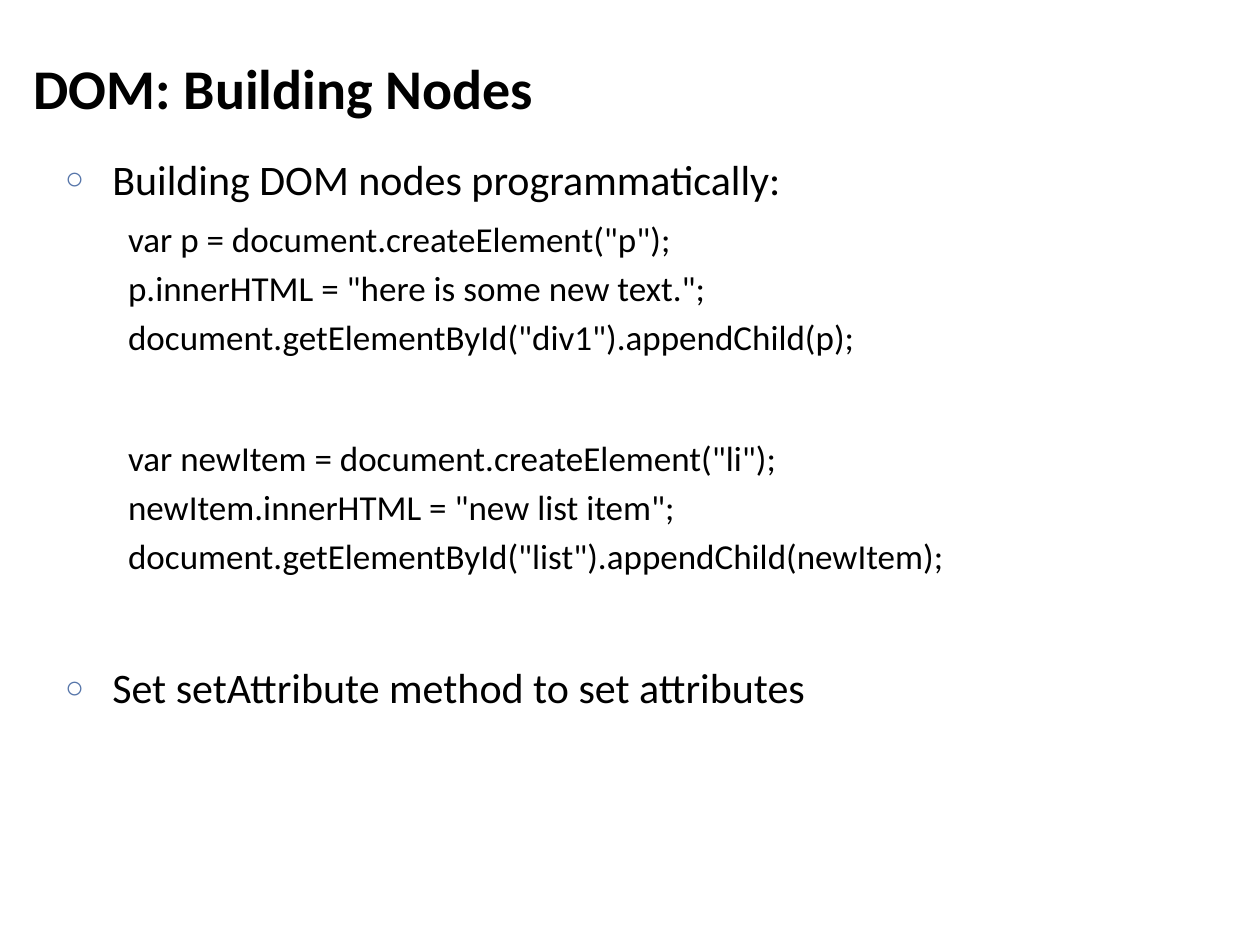
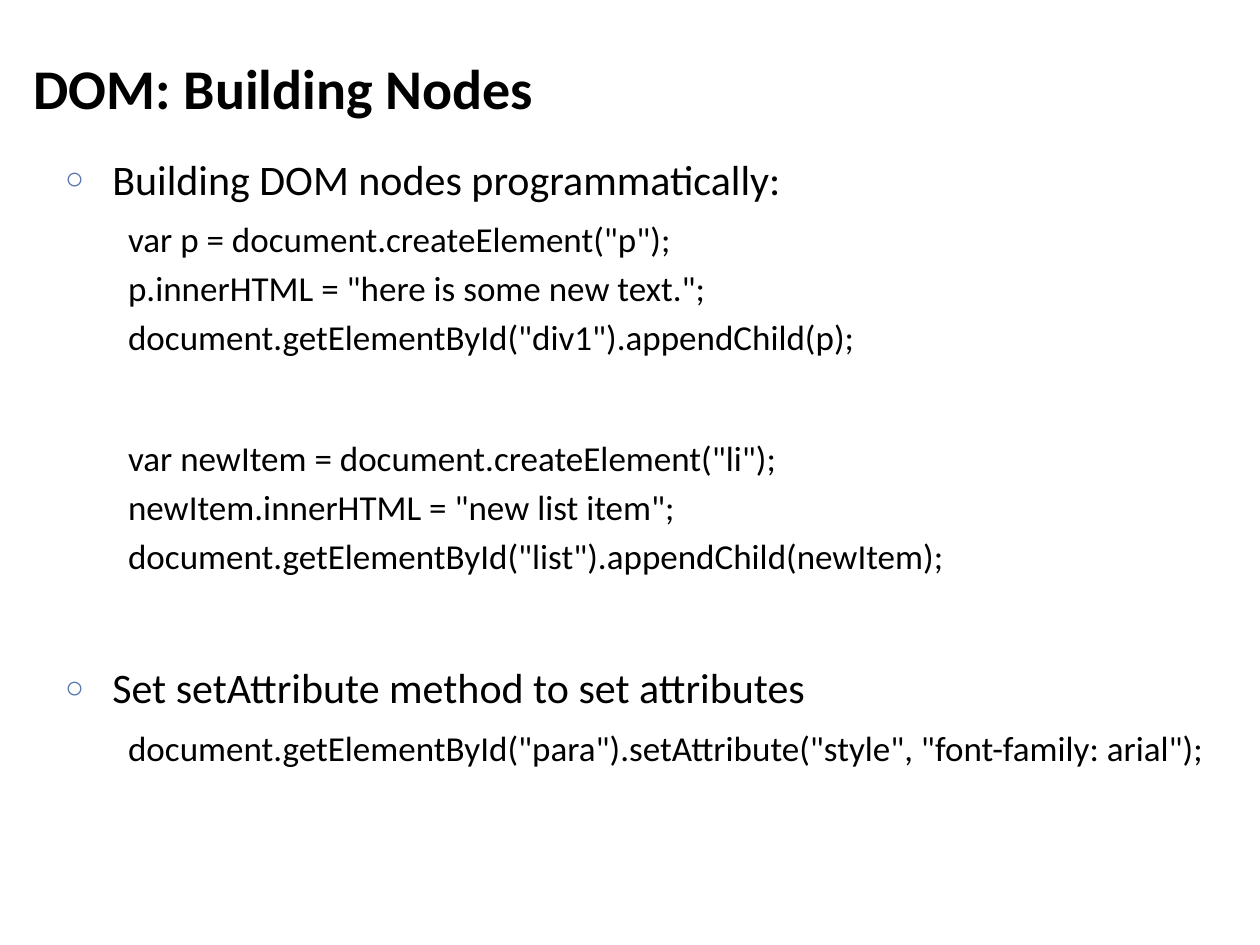
Before and after one commit to lintool/UMD-courses, a slide deck: slide 12 of slides/session04.pptx. Drawn at 1260x945 pixels with LibreOffice and Linux fonts; fonts in the diff are those of the drawing. Boxes give left, top, right and bottom in pixels: in the first picture for what was removed or moved away, otherwise in the second. Text is boxed around its words. In the diff, an @@ line names an element or a change of style, - is before the commit and + after.

Commit message:
Final version of slides for session 4

```diff
--- a/slides/session04.pptx
+++ b/slides/session04.pptx
@@ text at (128, 735, 1203, 767): paragraph added @@
+  document.getElementById("para").setAttribute("style", "font-family: arial");
```
Also in this commit, not shown: 1 other file.
